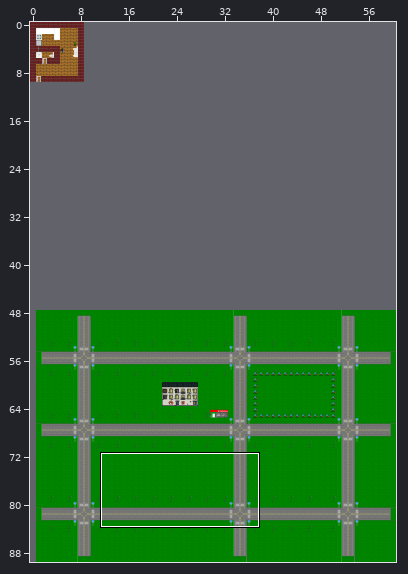
Tiled map: assets/maps/OLOLO.tmx. The picture above shows the old version from afar; the outline marks the close-up.
Close-up. Old version:
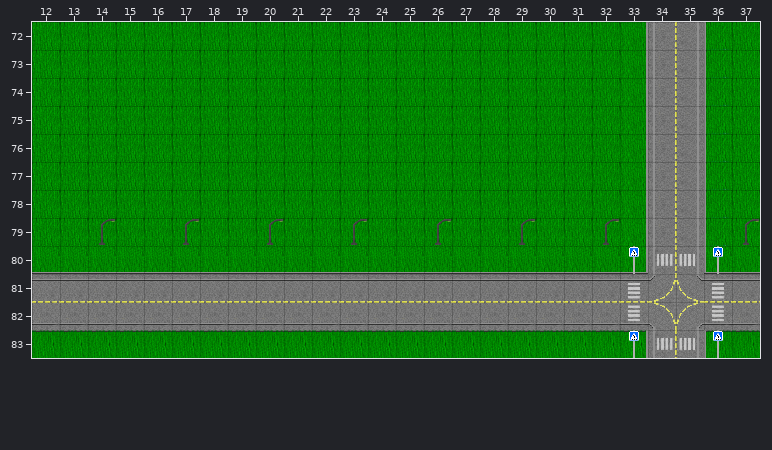
Cells are 32x32 px. Shown: x 12..37, y 72..83. The commit also changed other parts of the map, which this record leaves out.
Once edited:
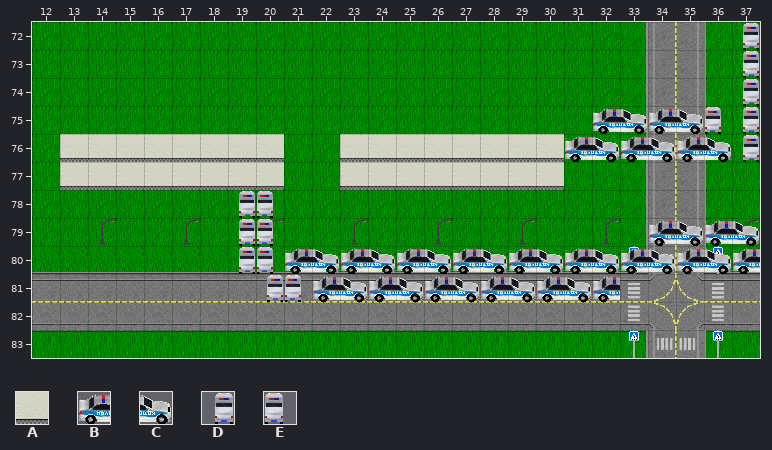
Key: from "Tileset": A 47, B 118, C 119, D 150, E 151.
_ is an empty cell.
What changed:
Layer "wall":
y 76..77: x 13..20 ________ -> AAAAAAAA; x 23..30 ________ -> AAAAAAAA
Layer "wall_aaa":
y 72..74: x 37 _ -> D
y 75: x 32..37 ______ -> BCBCED
y 76: x 31..37 _______ -> BCBCBCD
y 78: x 19..20 __ -> DE
y 79: x 19..20 __ -> DE; x 34..37 ____ -> BCBC
y 80: x 19..37 ___________________ -> DEBCBCBCBCBCBCBCBCB
y 81: x 20..32 _____________ -> DEBCBCBCBCBCB
Where, in picture pixels (left, top, right, bottom), the same in both close-ups:
added: (60, 23, 760, 302)
